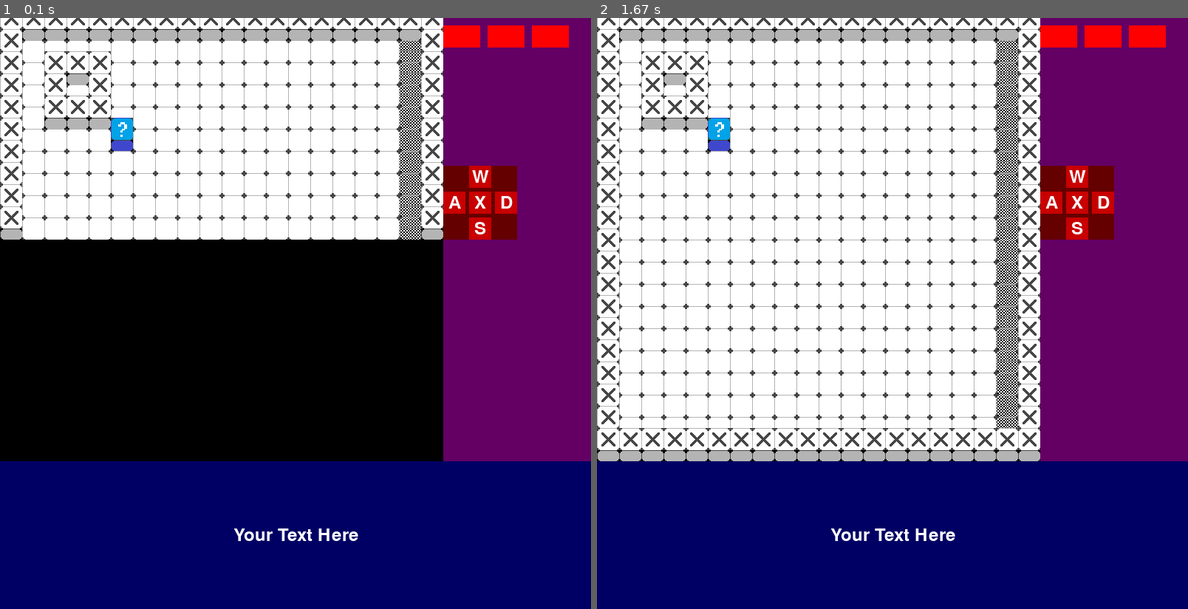
Above: before the commit, frames 1-2 (left to right).
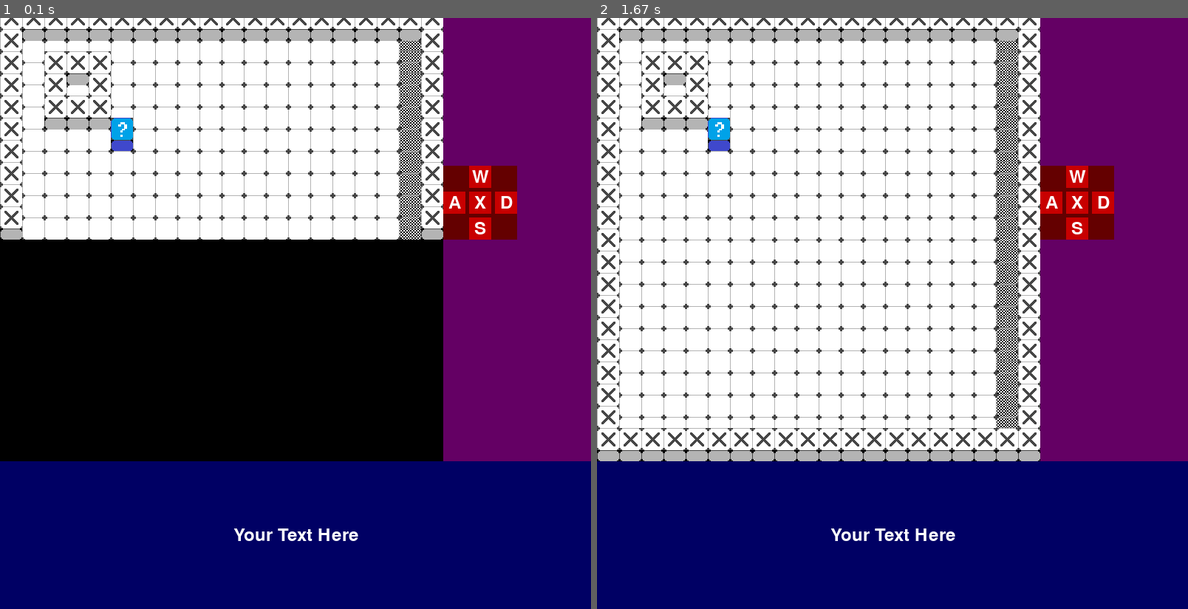
Above: after the commit, the same moments.

Repository: Dorijan-Cirkveni/diplomski-rad
Game: pygame game, started from Display.py
The game is run twice, just before and just after one commit, with the same random seed, the same clock (stepped at 60 frames per second) and the same inputs.
Inputs (mouse positions are in pixels of both pictures, inside the frame that each line leads up to):
- Up to frame 1 (0.1 s): no input
- Up to frame 2 (1.67 s): click (892, 313) at 0.38 s

The runs differ from the first frame. In frame 1, 0.7% of the frame differs, in the area x 75-97%, y 1-5%; in frame 2, 0.7%.

Commit message:
display done

Diff:
--- a/Agent.py
+++ b/Agent.py
@@ -44,6 +44,11 @@
         self.i = 0
         self.actions = actions
 
+    def __copy__(self):
+        new = RecordedActionsAgent(self.actions[::])
+        new.i = self.i
+        return new
+
     def receiveEnvironmentData(self, data):
         return
 
@@ -58,7 +63,7 @@
 def initRAAFactory(translation):
     def initRAA(s="4213214321"):
         actions = []
-        for e in s[0]:
+        for e in s:
             i = int(e)
             actions.append(translation[i % len(translation)])
         return RecordedActionsAgent(actions)
@@ -108,36 +113,16 @@
         self.watchedDimensions = watchedDimensions
         self.actions = actions
         self.guide = guide
+        self.cur = self.actions[-1]
 
     def __copy__(self):
         return ManualInputAgent(self.watchedDimensions, self.actions, self.guide)
 
     def receiveEnvironmentData(self, data):
-        (y1, y2), (x1, x2) = self.watchedDimensions
-        print()
-        print("Tile layout:")
-        for i in range(y1, y2 + 1):
-            s = ''
-            for j in range(x1, x2 + 1):
-                val = self.guide[(i, j)]
-                s += str(val)
-            print(s)
-        D = data.get("taken", dict())
-        if D:
-            for position, agentData in D.items():
-                print("Agent on position {} with properties {}".format(position, agentData))
-        else:
-            print("No visible agents")
         return
 
     def performAction(self, actions):
-        X = []
-        for i, e in enumerate(self.actions):
-            X.append("{}:{}".format(i, e))
-        actions = ",".join(X)
-        actionID = input("Action?({})")
-        cur = self.actions[actionID]
-        return cur
+        return self.cur
 
 
 def main():
--- a/Display.py
+++ b/Display.py
@@ -2,6 +2,7 @@
 
 import pygame
 
+import Agent
 import GridEnvironment
 import TupleDotOperations as tdo
 from GridEnvironment import *
@@ -26,6 +27,7 @@
         cur_rect.x, cur_rect.y = location
         return image, cur_rect
 
+
 class iButton:
     def __init__(self, color, text, original_dimensions):
         self.color = color
@@ -41,7 +43,7 @@
         L[3] *= sizeChange[1]
         return tuple(L)
 
-    def draw(self, screen, location, sizeChange=(1,1)):
+    def draw(self, screen, location, sizeChange=(1, 1)):
         raise NotImplementedError
 
     def is_clicked(self, event):
@@ -52,8 +54,8 @@
     def __init__(self, color, text, original_dimensions):
         super().__init__(color, text, original_dimensions)
 
-    def draw(self, screen, location, sizeChange=(1,1)):
-        dimensions=self.getResized(location,sizeChange)
+    def draw(self, screen, location, sizeChange=(1, 1)):
+        dimensions = self.getResized(location, sizeChange)
         self.rect = pygame.draw.rect(screen, self.color, dimensions)
         font = pygame.font.Font(None, 36)
         text = font.render(self.text, True, (255, 255, 255))
@@ -62,8 +64,8 @@
 
     def is_clicked(self, event):
         if self.rect is None:
-            return False,None
-        return self.rect.collidepoint(event.pos),None
+            return False, None
+        return self.rect.collidepoint(event.pos), None
 
 
 class Joystick(iButton):
@@ -85,22 +87,21 @@
         L[3] *= sizeChange[1]
         return tuple(L)
 
-
-    def draw(self, screen, location, sizeChange=(1,1)):
-        dimensions=self.getResized(location,sizeChange)
+    def draw(self, screen, location, sizeChange=(1, 1)):
+        dimensions = self.getResized(location, sizeChange)
         self.rect = pygame.draw.rect(screen, self.color, dimensions)
         for direction, button in self.buttons.items():
             button: Button
-            button.draw(screen, location,sizeChange)
+            button.draw(screen, location, sizeChange)
 
     def is_clicked(self, event):
         if self.rect is None:
-            return False,None
-        for direction,button in self.buttons.items():
-            (isClicked,_) = button.is_clicked(event)
+            return False, None
+        for direction, button in self.buttons.items():
+            (isClicked, _) = button.is_clicked(event)
             if isClicked:
-                return True,direction
-        return False,None
+                return True, direction
+        return False, None
 
 
 class GridDisplay:
@@ -114,7 +115,7 @@
         self.tileV = tdo.Tfdiv(gridscreenV, gridV)
         self.name = name
         self.screen = None
-        self.buttons=dict()
+        self.buttons = dict()
         return
 
     def show_display(self):
@@ -135,18 +136,14 @@
         text = font.render("Your Text Here", True, (255, 255, 255))  # Change the text and color
         text_rect = text.get_rect(center=(self.screenV[0] // 2, (self.screenV[1] + self.gridscreenV[1]) // 2))
         screen.blit(text, text_rect)
-        button_width = 50
-        button_height = 30
-        button_spacing = 10
-        for i in range(3):
-            pygame.draw.rect(screen, (255, 0, 0), (self.gridscreenV[0] + i * (button_width + button_spacing),
-                                                   10, button_width, button_height))
-
-        test = Button((100, 0, 0), "Test?", (self.gridscreenV[0] + 10, 10, 100, 100))
-        test = Joystick((100, 0, 0),(200,0,0),"text???")
-        test.draw(screen,(600,200),(1,1))
-        self.buttons["joystick"]=test
-
+
+        for e in ["Run iteration", "Run 10 iterations", "Exit"]:
+            test = Button((100, 0, 0), "Test?", (self.gridscreenV[0] + 10, 10, 100, 100))
+            self.buttons["button" + e] = test
+
+        test = Joystick((100, 0, 0), (200, 0, 0), "text???")
+        test.draw(screen, (600, 200), (1, 1))
+        self.buttons["joystick"] = test
 
         pygame.display.flip()
 
@@ -190,18 +187,38 @@
     def hide_grid(self):
         pass
 
-    def run(self):
+    def change_grid(self, grid: GridEnvironment, action):
+        for entity in grid.entities:
+            entity: itf.Entity
+            agent: itf.iAgent = entity.agent
+            if type(agent) == Agent.RecordedActionsAgent:
+                print("Test successful!")
+            if type(agent) != Agent.GraphicManualInputAgent:
+                continue
+            agent: Agent.GraphicManualInputAgent
+            agent.cur = action
+
+    def run(self, grid):
+        grid: GridEnvironment
+        grid = grid.__copy__()
         running = True
+        runIter=False
         while running:
             for event in pygame.event.get():
                 if event.type == pygame.QUIT:
                     running = False
                 elif event.type == pygame.MOUSEBUTTONDOWN:
-                    for name,element in self.buttons.items():
-                        element:iButton
-                        isClicked,result=element.is_clicked(event)
+                    for name, element in self.buttons.items():
+                        element: iButton
+                        isClicked, result = element.is_clicked(event)
                         if isClicked:
                             print(result)
+                            runIter=True
+                            self.change_grid(grid,action=result)
+            if runIter:
+                grid.runIteration()
+                self.draw_frame(grid.grid,grid.taken)
+                runIter=False
             self.draw_buttons()
 
         pygame.quit()
@@ -235,6 +252,10 @@
         self.display = GridDisplay(elementTypes, agentTypes)
         self.display.show_display()
         self.display.draw_frame(self.grid.grid, self.grid.taken)
+
+    def run(self):
+        self.display: GridDisplay
+        self.display.run(self.grid)
 
 
 def main():
@@ -257,7 +278,7 @@
     )
     TEST.draw_frame(main_grid, agents)
     '''
-    testGI.display.run()
+    testGI.run()
 
 
 if __name__ == "__main__":
--- a/GridEnvironment.py
+++ b/GridEnvironment.py
@@ -103,7 +103,7 @@
 
     def __copy__(self):
         newScale = self.scale
-        newGrid = [e.__copy__() for e in self.grid]
+        newGrid = [e.copy() for e in self.grid]
         entities = []
         for e in self.entities:
             e: itf.Entity
@@ -262,7 +262,8 @@
 
     def getEnvData(self, entityID=None):
         data = dict()
-        entity: itf.Entity = self.entities.get(entityID)
+        self.entities:list
+        entity: itf.Entity = self.entities[entityID]
         location = entity.get(entity.LOCATION, None)
         if entity.get(entity.S_allseeing, False):
             for i in range(self.scale[0]):
@@ -402,7 +403,7 @@
 def main():
     guide = {e: 1 if e in default_opaque else 0 for e in range(tile_counter.value)}
     F = open("tests/basic_tests.json", "r")
-    TESTS = F.read().split("\n\n")
+    TESTS = F.read()
     F.close()
     TXR = TESTS
     X = readPlaneEnvironment(TXR, 0, {"RAA": Agent.initRAAFactory(global_moves)})
--- a/interfaces.py
+++ b/interfaces.py
@@ -1,4 +1,3 @@
-import util
 import TupleDotOperations as tdo
 
 
@@ -85,7 +84,7 @@
 class iEnvironment:
     def __init__(self, entities, activeEntities):
         self.data = dict()
-        self.entities = [] if entities is None else entities
+        self.entities:list = [] if entities is None else entities
         self.activeEntities = set() if activeEntities is None else activeEntities
         self.entityPriority = []
         for ID, entity in enumerate(self.entities):
